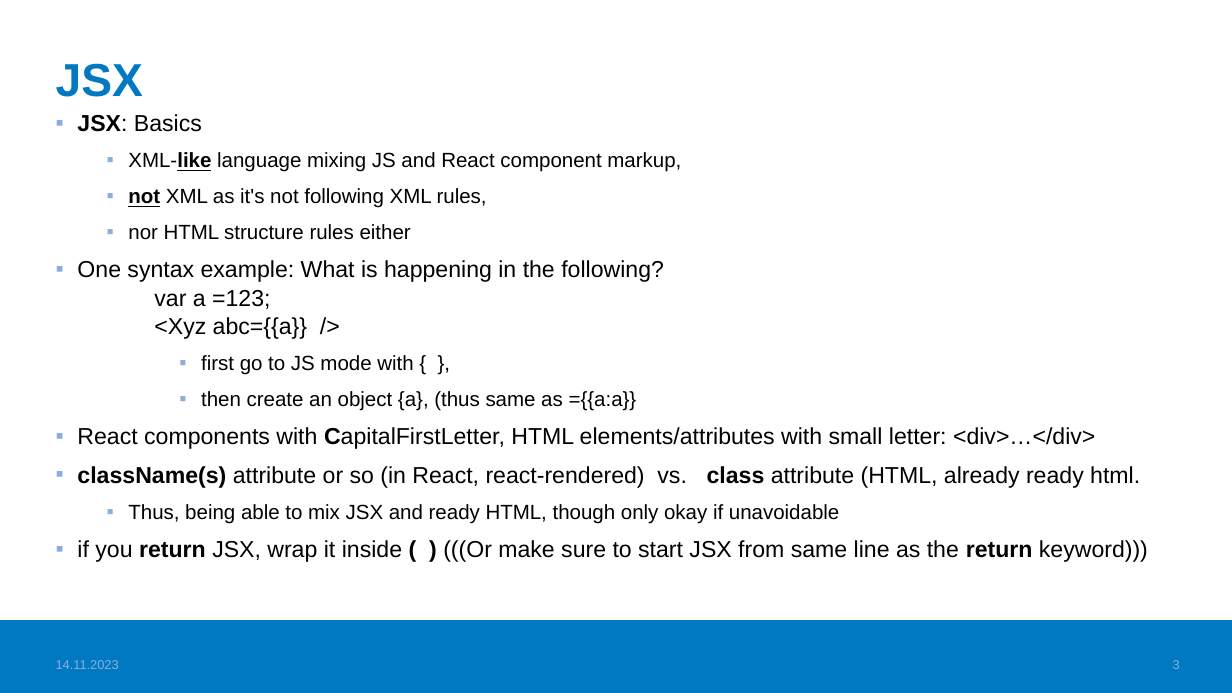
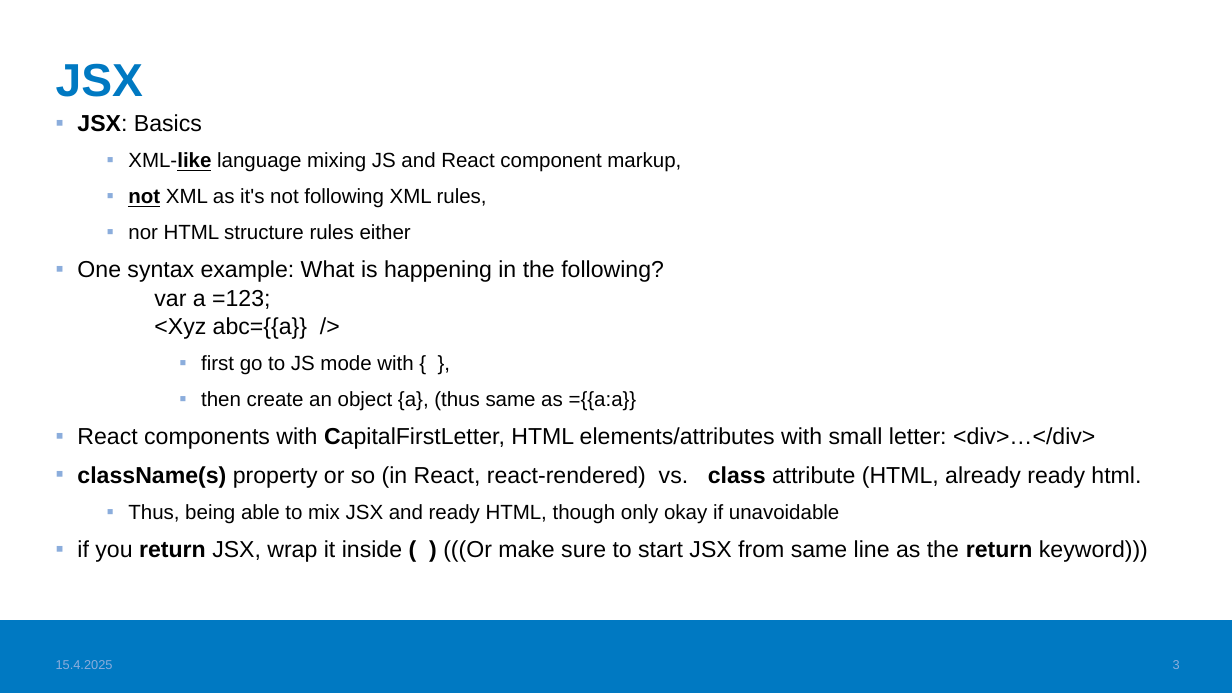
Before and after one commit to valju/docs_frontend_design, a slide deck: slide 3 of FrontendStuff_ForExam.pptx. Drawn at 1232x693 pixels with LibreOffice and Linux fonts; fonts in the diff are those of the drawing; background and template pictures are left out. Boxes give left, top, right and bottom in pixels: in the first picture for what was removed or moved away, otherwise in the second. Text is boxed around its words. In the diff, an @@ line names an element or a change of style, - is before the commit and + after.

```diff
--- a/FrontendStuff_ForExam.pptx
+++ b/FrontendStuff_ForExam.pptx
@@ text at (77,466,1141,488): text changed @@
-▪ className(s) attribute or so (in React, react-rendered) vs. class attribute (HTML, already ready html.
+▪ className(s) property or so (in React, react-rendered) vs. class attribute (HTML, already ready html.
@@ text at (56,660,113,669): text changed @@
-14.11.2023
+15.4.2025
```
Also in this commit, not shown: 19 other slides changed, 1 other file.
